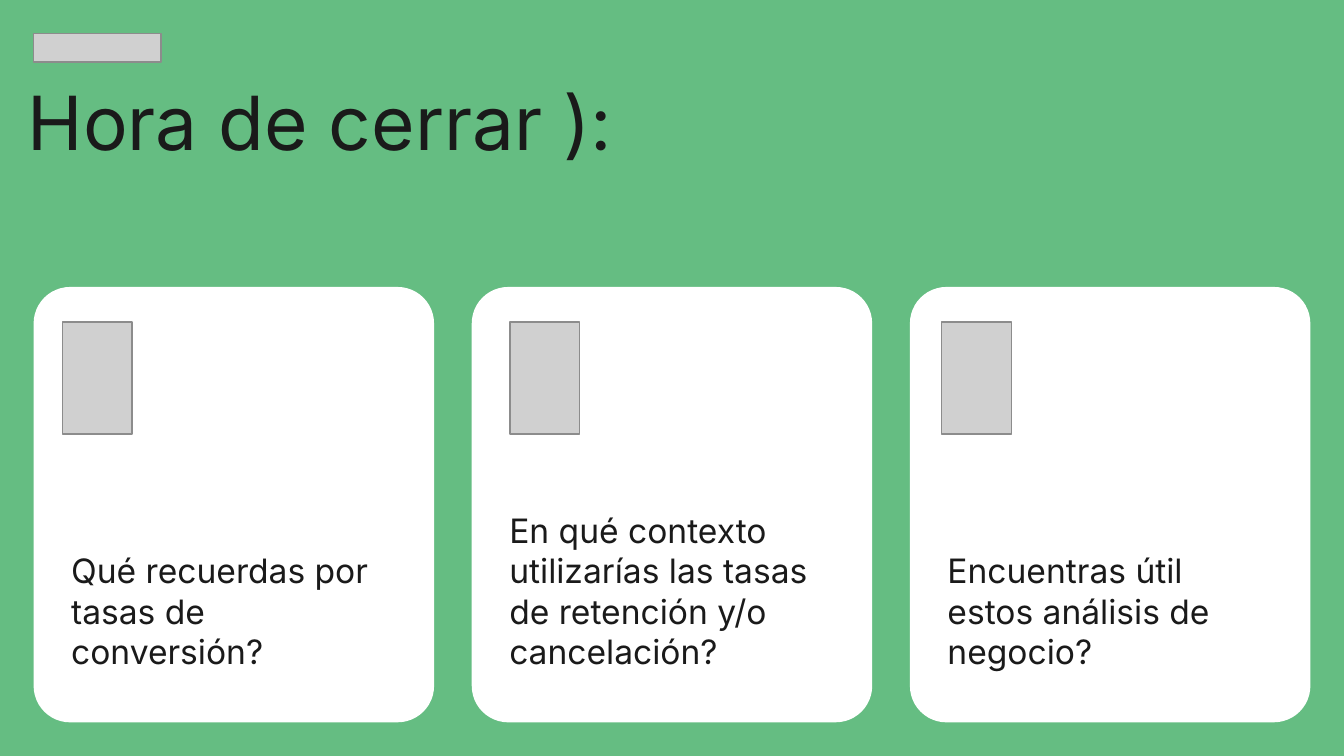
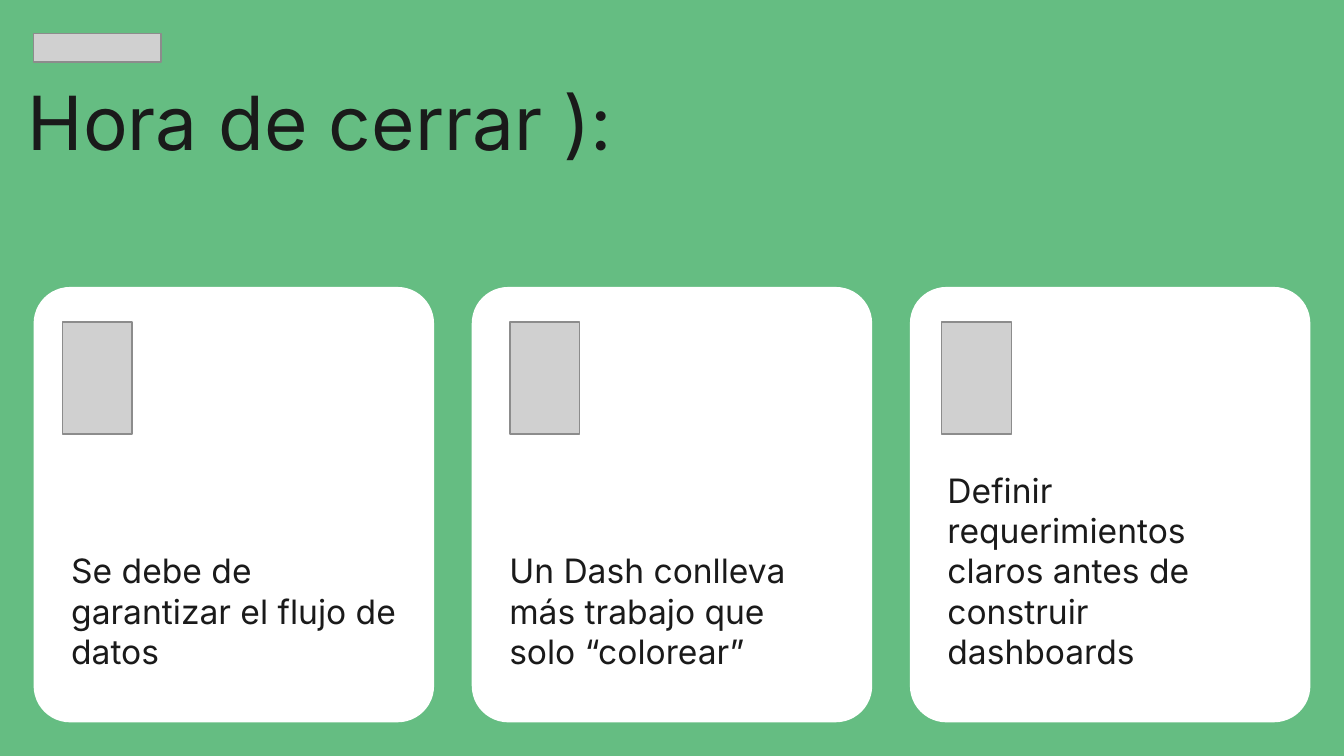
Before and after one commit to ljpiere/data_python_classes, a slide deck: slide 11 of DA/Webinar 25 - Sprint 12 - AutomaM1M2/Webinar_25.pptx (slide 9 before the commit). Drawn at 1344x756 pixels with LibreOffice and Linux fonts; fonts in the diff are those of the drawing; grey boxes stand for pictures. Boxes give left, top, right and bottom in pixels: in the first picture for what was removed or moved away, otherwise in the second. Text is boxed around its words. In the diff, an @@ line names an element or a change of style, - is before the commit and + after.

```diff
--- a/DA/Webinar 25 - Sprint 12 - AutomaM1M2/Webinar_25.pptx
+++ b/DA/Webinar 25 - Sprint 12 - AutomaM1M2/Webinar_25.pptx
@@ text in rounded rectangle at (947, 477, 1189, 665): text changed @@
-Encuentras útil estos análisis de negocio?
+Definir requerimientos claros antes de construir dashboards
@@ text in rounded rectangle at (71, 558, 396, 665): text changed @@
-Qué recuerdas por tasas de conversión?
+Se debe de garantizar el flujo de datos
@@ text in rounded rectangle at (509, 558, 786, 665): text changed @@
-En qué contexto utilizarías las tasas de retención y/o cancelación?
+Un Dash conlleva más trabajo que solo “colorear”
```
Also in this commit, not shown: 4 other slides changed, 2 slides added.
